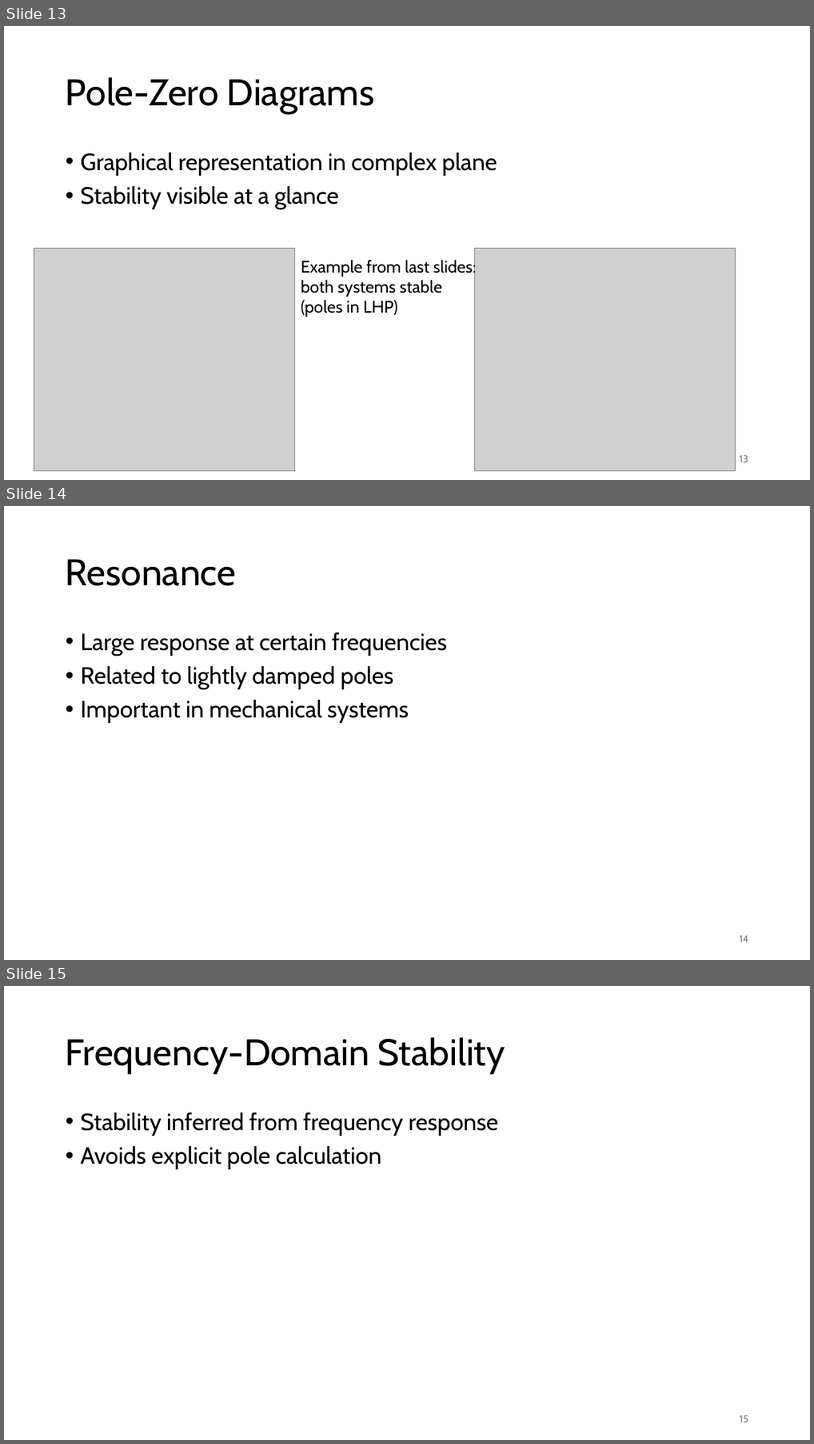
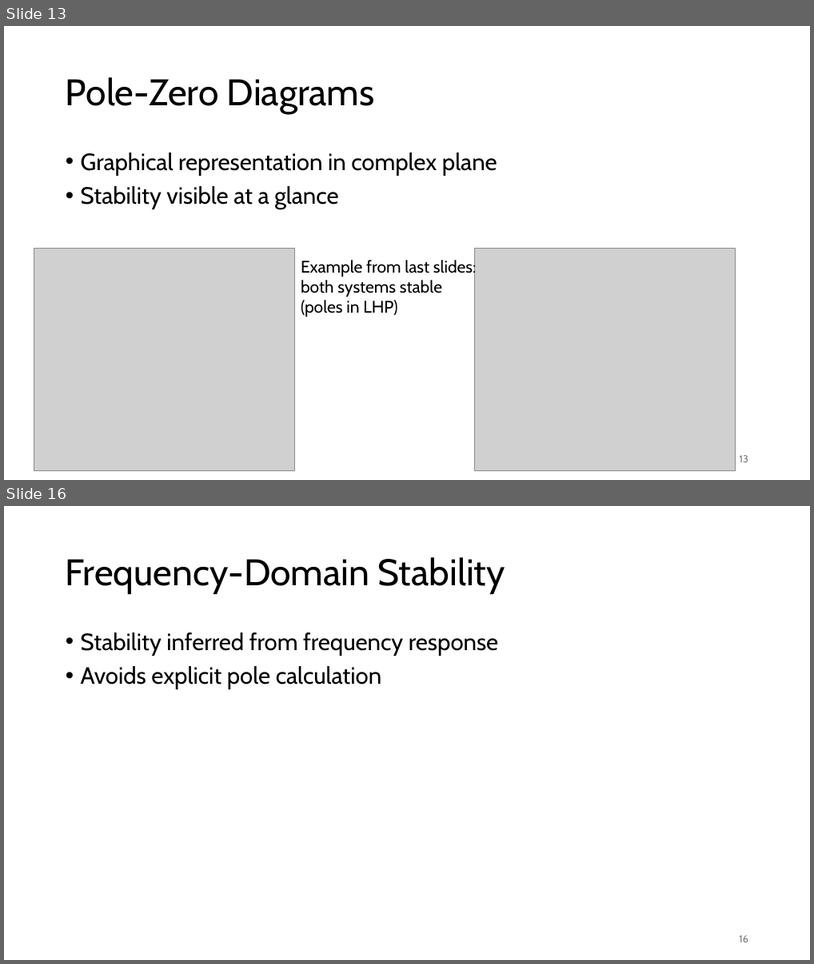
Before and after one commit to FelixWick/control_engineering, a slide deck: slides/4_stability.pptx. Shown one above the other, each under a label of ours: slides 13, 14 and 15 before the commit, slides 13 and 16 after it; the slides between them are not shown. The pictures are 814x1444 and 814x964 pixels, drawn with LibreOffice and Linux fonts; fonts in the diff are those of the drawing; grey boxes stand for pictures. Boxes give left, top, right and bottom in pixels: in the first picture for what was removed or moved away, otherwise in the second. Text is boxed around its words. In the diff, an @@ line names an element or a change of style, - is before the commit and + after.

Commit message:
resonance

```diff
--- a/slides/4_stability.pptx
+++ b/slides/4_stability.pptx
@@ slide 14 removed at (4,506,810,960), background #FFFFFF @@
@@ title removed at (66,559,236,586) @@
-Resonance
@@ text removed at (81,632,447,723) @@
-• Large response at certain frequencies
-• Related to lightly damped poles
-• Important in mechanical systems
@@ page number removed at (740,935,749,942) @@
-14
@@ what was slide 15 is now slide 16 @@
@@ page number at (739,935,749,942): text changed @@
-15
+16
```
Also in this commit, not shown: 2 slides added, 1 other file.
